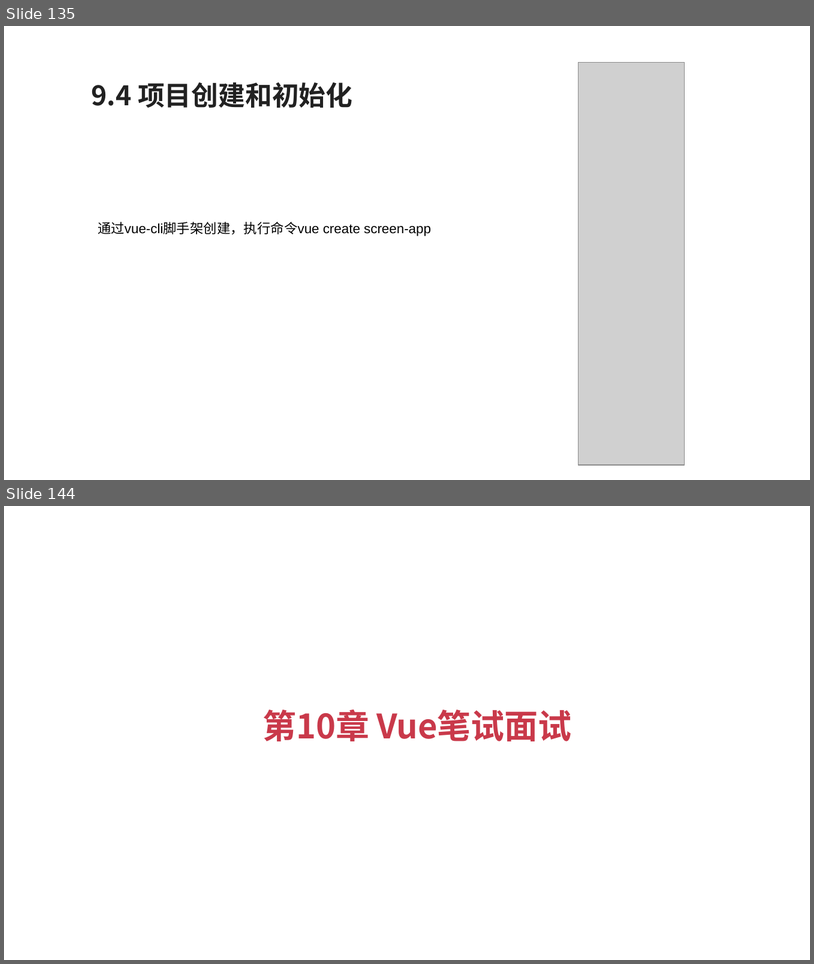
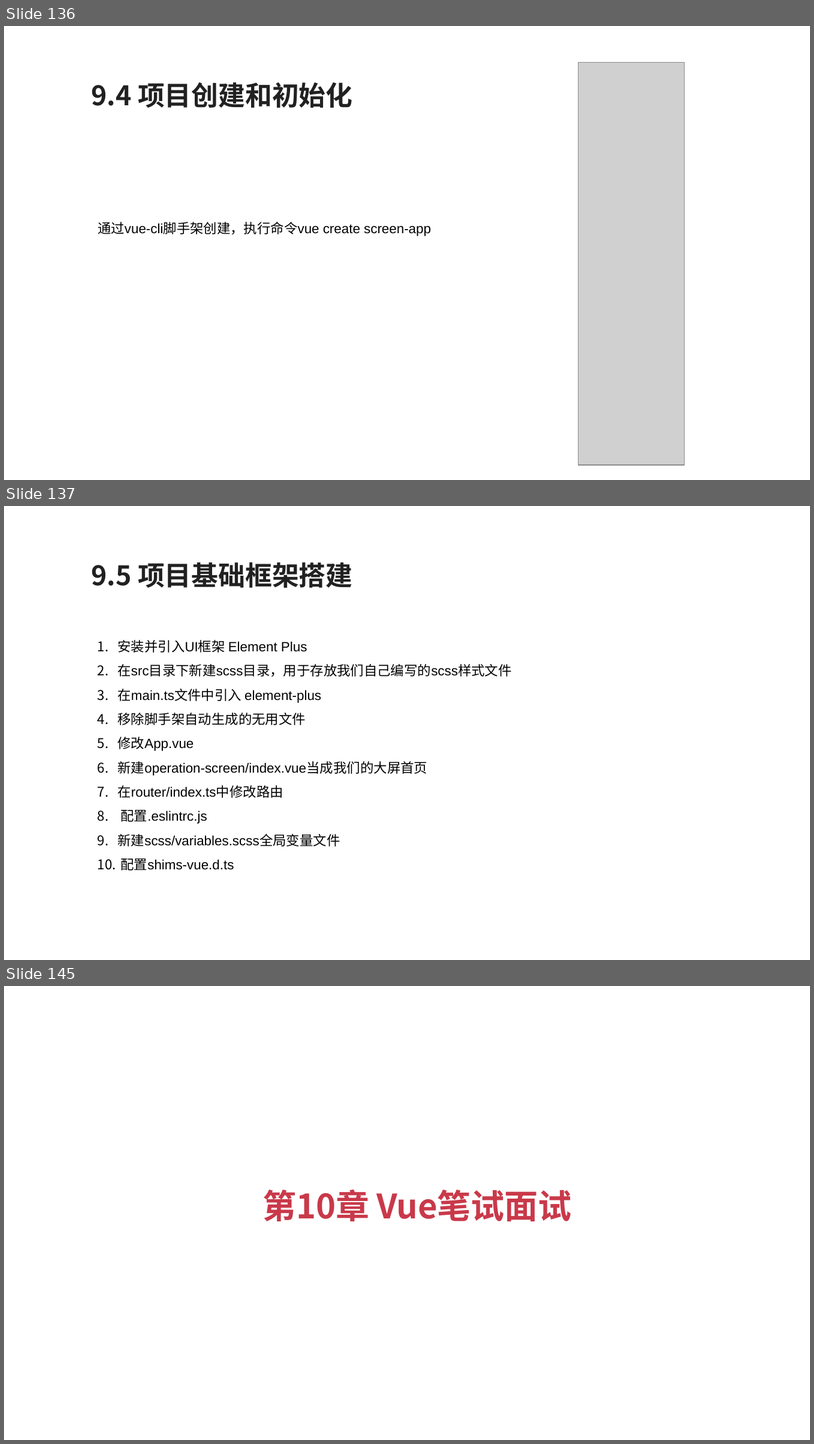
Before and after one commit to zouyujie/vue3_book_codes, a slide deck: Vue3+TypeScript开发指南.pptx. Shown one above the other, each under a label of ours: slides 135 and 144 before the commit, slides 136, 137 and 145 after it; the slides between them are not shown. The pictures are 814x964 and 814x1444 pixels, drawn with LibreOffice and Linux fonts; fonts in the diff are those of the drawing; grey boxes stand for pictures. Boxes give left, top, right and bottom in pixels: in the first picture for what was removed or moved away, otherwise in the second. Text is boxed around its words. In the diff, an @@ line names an element or a change of style, - is before the commit and + after.

```diff
--- a/Vue3+TypeScript开发指南.pptx
+++ b/Vue3+TypeScript开发指南.pptx
@@ slide 137 added at bbox=[4, 506, 810, 960], background #FFFFFF @@
@@ text added at bbox=[92, 562, 353, 588], 24 pt, text #212121, bold @@
+9.5 项目基础框架搭建
@@ text added at bbox=[118, 640, 512, 870], 12 pt, text #000000 @@
+1. 安装并引入UI框架 Element Plus
+2. 在src目录下新建scss目录，用于存放我们自己编写的scss样式文件
+3. 在main.ts文件中引入 element-plus
+4. 移除脚手架自动生成的无用文件
+5. 修改App.vue
+6. 新建operation-screen/index.vue当成我们的大屏首页
+7. 在router/index.ts中修改路由
+8. 配置.eslintrc.js
+9. 新建scss/variables.scss全局变量文件
+10. 配置shims-vue.d.ts
@@ what was slide 135 is now slide 136 @@
@@ what was slide 144 is now slide 145 @@
```
Also in this commit, not shown: 3 slides changed, 49 other slides added, 49 slides removed.
